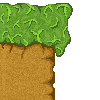
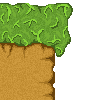
Comparing the layer stacks of the two 100px x 100px images. Changes:
painted on "Grass" over (0, 3, 71, 57)
painted on "Lag 3" (1st of 2, in "Half Dirt with grass") over (46, 45, 55, 95)
painted on "Lag 3" (2nd of 2, in "Half Dirt with grass") over (0, 43, 55, 100)
added layer "Lag 2 kopier 2" in group "Half Dirt with grass" over (0, 41, 55, 100)
painted on "Lag 2 kopier" over (0, 41, 54, 100)
